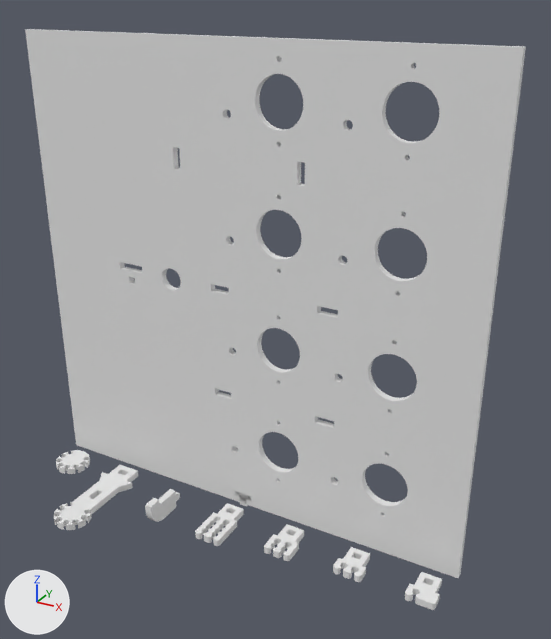
Renders of the Blender file AnimatedPanelBuildInstruction.blend from each side of a commit.
Camera for both pictures: a 50 mm lens placed at (2.49, -4.02, 3.58), pointed at (0.36, -0.15, 1.65). The lights are fixed; the arrows at lower left show +X, +Y and +Z.

Script lines for the objects in view, before the commit:
```python
ob_baseplate = bpy.data.objects.new('Baseplate', me_baseplate)
ob_baseplate.location = (0.0, 0.0, 0.0)
ob_baseplate.scale = (1.0, 1.67, 1.0)
ob_holder_1 = bpy.data.objects.new('Holder.1', me_holder_1)
ob_holder_1.location = (1.5, -0.2, 0.0)
ob_holder_1.scale = (1.0, 1.67, 1.0)
ob_holder_2 = bpy.data.objects.new('Holder.2', me_holder_2)
ob_holder_2.location = (1.0, -0.2, 0.0)
ob_holder_2.scale = (1.0, 1.0, 1.67)
ob_holder_4 = bpy.data.objects.new('Holder.4', me_holder_4)
ob_holder_4.location = (0.5, -0.2, 0.0)
ob_holder_4.scale = (1.0, 1.0, 1.67)
ob_holder_8 = bpy.data.objects.new('Holder.8', me_holder_8)
ob_holder_8.location = (0.0, -0.2, 0.0)
ob_holder_8.scale = (1.0, 1.0, 1.67)
ob_holder_outlet = bpy.data.objects.new('Holder.Outlet', me_holder_outlet)
ob_holder_outlet.location = (-1.0, -0.2, 0.0)
ob_holder_outlet.scale = (1.0, 1.0, 1.67)
ob_holder_outlet_support = bpy.data.objects.new('Holder.Outlet.Support', me_holder_outlet_support)
ob_holder_outlet_support.location = (-0.5, -0.2, 0.0)
ob_holder_outlet_support.scale = (1.67, 1.0, 1.0)
ob_holder_t = bpy.data.objects.new('Holder.T', me_holder_t)
ob_holder_t.location = (0.0, 0.0, 0.0)
```
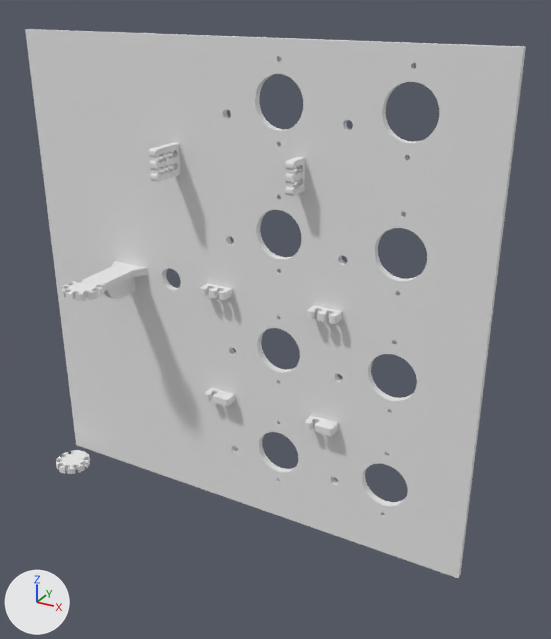
Location of each change, (x1, y1, x2, y2) in pixels of the pictures (551 x 639 px):
```json
{"object": "Holder.Outlet", "change": "moved", "before": [54, 465, 138, 530], "after": [62, 261, 148, 301]}
{"object": "Holder.8", "change": "moved, turned", "before": [195, 503, 244, 546], "after": [149, 143, 181, 182]}
{"object": "Holder.4", "change": "moved, turned", "before": [264, 524, 304, 561], "after": [285, 156, 305, 196]}
{"object": "Holder.1", "change": "moved", "before": [405, 572, 442, 610], "after": [205, 388, 235, 406]}
{"object": "Holder.2", "change": "moved", "before": [333, 547, 370, 582], "after": [200, 284, 233, 300]}
{"object": "Holder.Outlet.Support", "change": "moved", "before": [145, 489, 180, 522], "after": [101, 272, 136, 299]}
{"object": "Holder.2xR", "change": "added", "after": [307, 305, 342, 324]}
{"object": "Holder.1xR", "change": "added", "after": [305, 415, 338, 436]}
{"object": "Holder.T", "change": "moved", "before": [235, 491, 251, 507], "on screen": "not visible afterwards"}
```

The change, as JSON lines over the scene's bpy script:
```json
{"op": "set", "path": "ob_holder_t.location", "old": "(0.0, 0.0, 0.0)", "new": "(0.65, 0.05, 0.875)"}
{"op": "set", "path": "ob_holder_outlet_support.location", "old": "(-0.5, -0.2, 0.0)", "new": "(-0.9, 0.0, 1.625)"}
{"op": "set", "path": "ob_holder_outlet.location", "old": "(-1.0, -0.2, 0.0)", "new": "(-0.9, 0.05, 1.7)"}
{"op": "set", "path": "ob_holder_8.location", "old": "(0.0, -0.2, 0.0)", "new": "(-0.425, 0.05, 2.55)"}
{"op": "set", "path": "ob_holder_8.rotation_euler", "old": "(0.0, 0.0, 0.0)", "new": "(0.0, -1.571, 0.0)", "note": "degrees (0, 0, 0) -> degrees (0, -90, 0)"}
{"op": "set", "path": "ob_holder_4.location", "old": "(0.5, -0.2, 0.0)", "new": "(0.475, 0.05, 2.55)"}
{"op": "set", "path": "ob_holder_4.rotation_euler", "old": "(0.0, 0.0, 0.0)", "new": "(0.0, -1.571, 0.0)", "note": "degrees (0, 0, 0) -> degrees (0, -90, 0)"}
{"op": "set", "path": "ob_holder_2.location", "old": "(1.0, -0.2, 0.0)", "new": "(-0.15, 0.05, 1.675)"}
{"op": "set", "path": "ob_holder_1.location", "old": "(1.5, -0.2, 0.0)", "new": "(-0.15, 0.05, 0.875)"}
{"op": "add", "block": "ob_holder_1xr", "code": ["ob_holder_1xr = bpy.data.objects.new('Holder.1xR', me_holder_1)", "ob_holder_1xr.location = (0.65, 0.05, 0.875)", "ob_holder_1xr.scale = (1.0, 1.67, 1.0)"]}
{"op": "add", "block": "ob_holder_2xr", "code": ["ob_holder_2xr = bpy.data.objects.new('Holder.2xR', me_holder_2)", "ob_holder_2xr.location = (0.65, 0.05, 1.675)", "ob_holder_2xr.scale = (1.0, 1.0, 1.67)"]}
```
